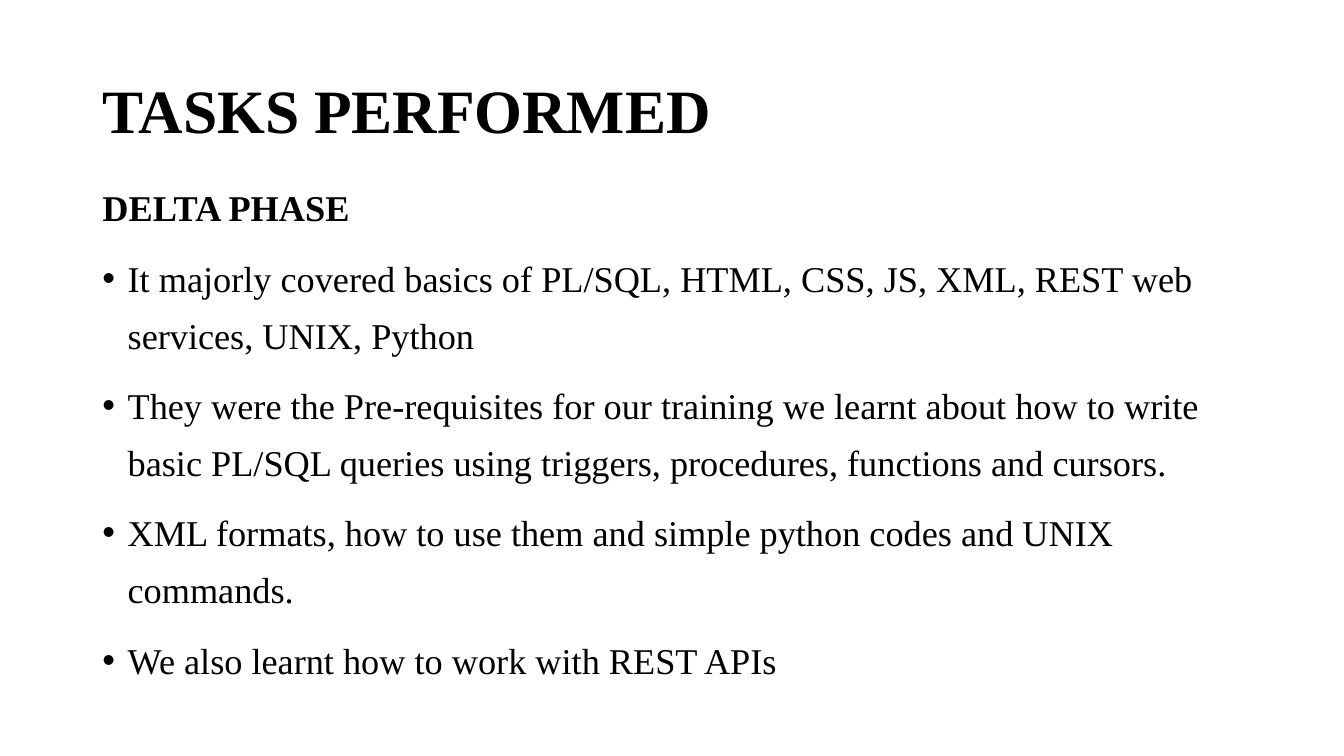
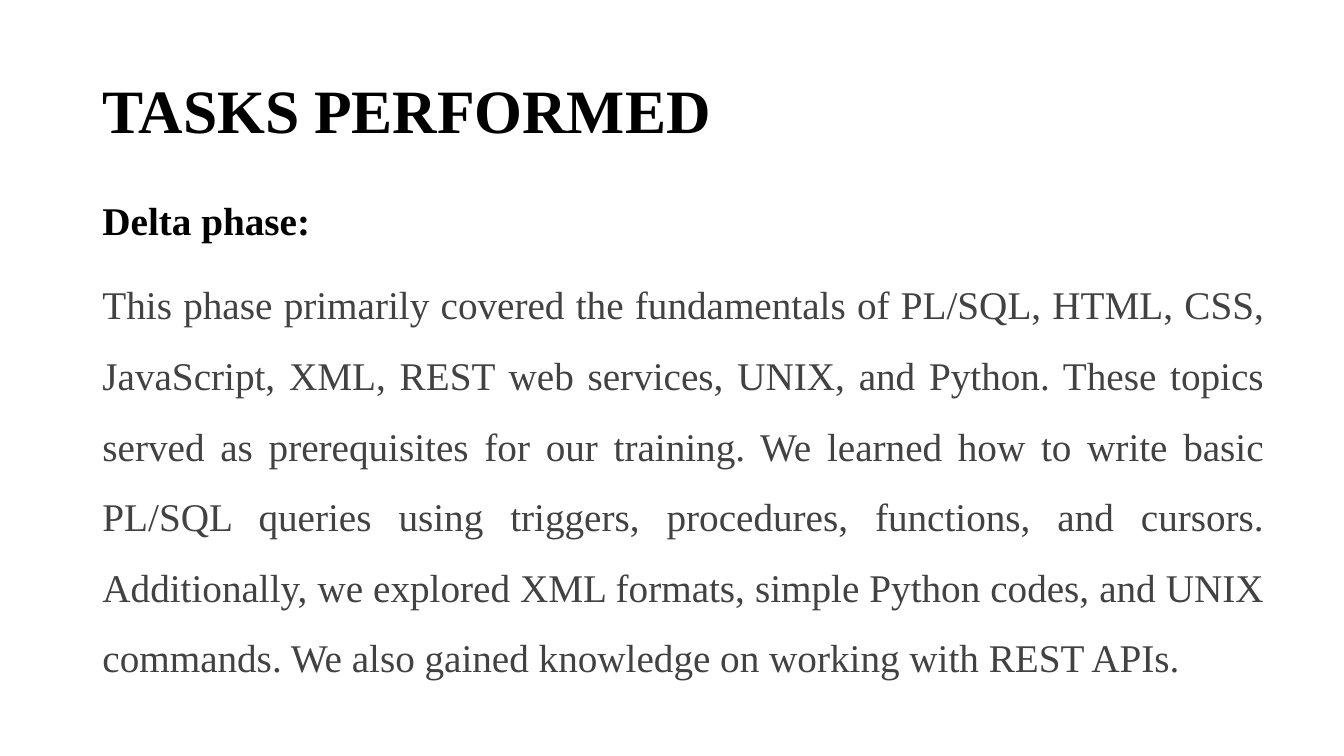
Before and after one commit to hariniariv/Report, a slide deck: slide 5 of ORACLE APEX.pptx. Drawn at 1344x756 pixels with LibreOffice and Linux fonts; fonts in the diff are those of the drawing. Boxes give left, top, right and bottom in pixels: in the first picture for what was removed or moved away, otherwise in the second. Text is boxed around its words. In the diff, an @@ line names an element or a change of style, - is before the commit and + after.

```diff
--- a/ORACLE APEX.pptx
+++ b/ORACLE APEX.pptx
@@ text at [102, 207, 1264, 680]: text changed; size 25.9 to 28 pt; text colour #000000 to #424242 @@
-DELTA PHASE
-• It majorly covered basics of PL/SQL, HTML, CSS, JS, XML, REST web services, UNIX, Python
-• They were the Pre-requisites for our training we learnt about how to write basic PL/SQL queries using triggers, procedures, functions and cursors.
-• XML formats, how to use them and simple python codes and UNIX commands.
-• We also learnt how to work with REST APIs
+Delta phase:
+This phase primarily covered the fundamentals of PL/SQL, HTML, CSS, JavaScript, XML, REST web services, UNIX, and Python. These topics served as prerequisites for our training. We learned how to write basic PL/SQL queries using triggers, procedures, functions, and cursors. Additionally, we explored XML formats, simple Python codes, and UNIX commands. We also gained knowledge on working with REST APIs.
```
Also in this commit, not shown: 15 other slides changed, 4 slides added, 5 slides removed.
